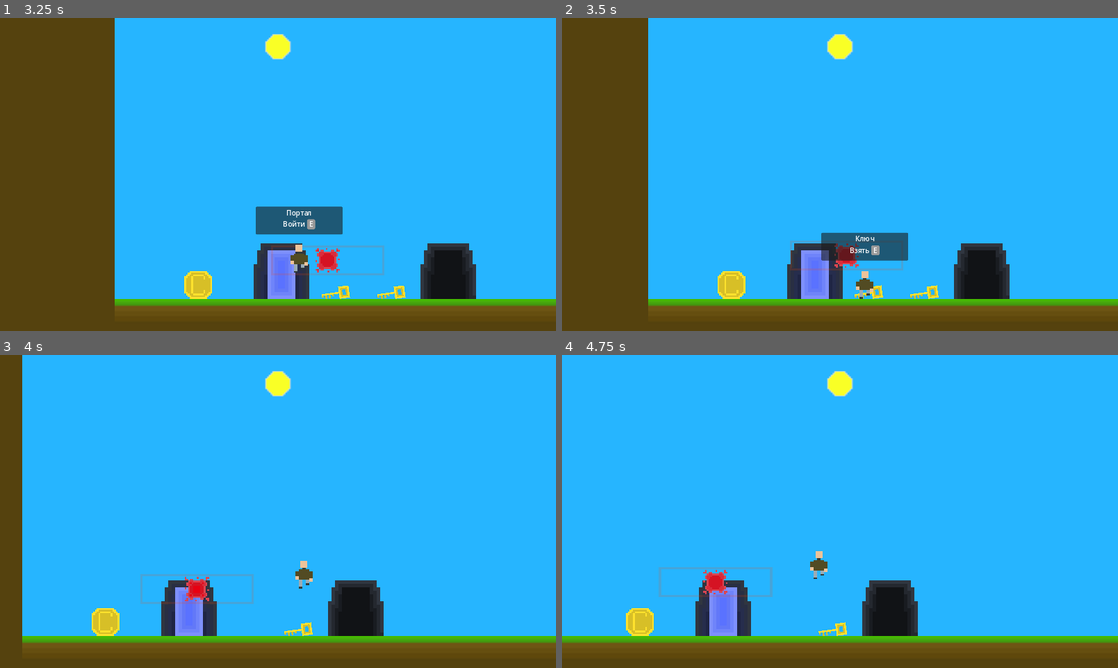
Above: before the commit, frames 1-4 (two rows, left to right).
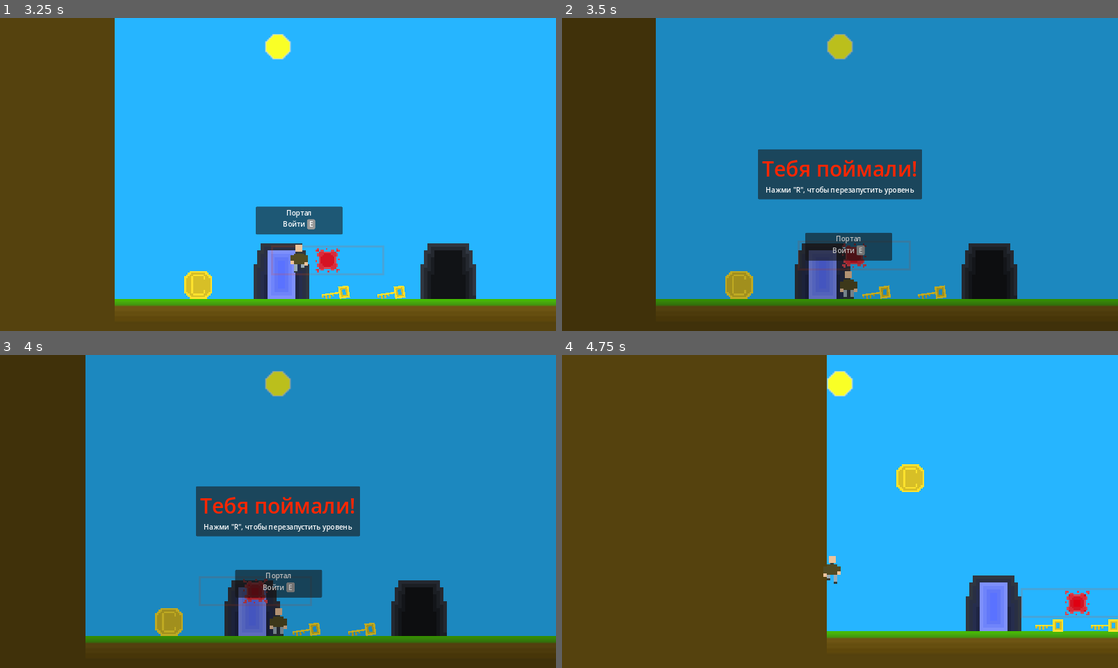
Above: after the commit, the same moments.

Repository: danredtmf/2dplatformertutorial
Game: Godot game, scene res://scenes/levels/1/level.tscn
The game is run twice, just before and just after one commit, with the same random seed, the same clock (stepped at 60 frames per second) and the same inputs.
Inputs:
- Up to frame 1 (3.25 s): hold D (right) 0.53-2.03 s; tap Q (drop) at 0.6, 2.3, 2.85 s; tap W (jump) at 0.77, 1.07, 1.52, 1.55, 1.82, 2.1, 3.02 s; tap E (interact) at 0.8, 1.35, 3.05 s; hold A (left) 2.03-2.78 s; hold D (right) from 2.78 s (still down)
- Up to frame 2 (3.5 s): keep holding D (right); tap W (jump) at 3.32 s
- Up to frame 3 (4 s): keep holding D (right); tap E (interact) at 3.6 s; tap W (jump) at 3.77, 3.8 s
- Up to frame 4 (4.75 s): tap W (jump) at 4.07, 4.52 s; tap R (restart, bound only after the commit) at 4.15 s; release D (right) at 4.28 s; hold A (left) from 4.28 s (still down); tap Q (drop) at 4.35 s

Frame 1 is identical in both runs. In frame 2, 79% of the frame differs, in the area x 15-100%, y 0-97%; in frame 3, 92%, in the area x 4-100%, y 0-97%; in frame 4, 51%.

Commit message:
tutorial-5

Diff:
--- a/autoload/event_bus.gd
+++ b/autoload/event_bus.gd
@@ -10,3 +10,7 @@
 signal interactive_ui_hide
 @warning_ignore("unused_signal")
 signal interactive_item_interacted(item)
+
+# Игрока поймали
+@warning_ignore("unused_signal")
+signal get_caught
--- a/objects/enemy/base/enemy_base.gd
+++ b/objects/enemy/base/enemy_base.gd
@@ -86,3 +86,7 @@
 func _on_chase_zone_body_entered(body: Node2D) -> void:
 	if body is Player:
 		state = States.CHASE
+
+func _on_catch_zone_body_entered(body: Node2D) -> void:
+	if body is Player:
+		body.get_caught()
--- a/objects/enemy/base/enemy_base.tscn
+++ b/objects/enemy/base/enemy_base.tscn
@@ -79,4 +79,9 @@
 collision_layer = 0
 collision_mask = 2
 
+[node name="CatchZone" type="Area2D" parent="."]
+collision_layer = 0
+collision_mask = 2
+
 [connection signal="body_entered" from="ChaseZone" to="." method="_on_chase_zone_body_entered"]
+[connection signal="body_entered" from="CatchZone" to="." method="_on_catch_zone_body_entered"]
--- a/objects/enemy/floating/floating_enemy.tscn
+++ b/objects/enemy/floating/floating_enemy.tscn
@@ -60,6 +60,9 @@
 [sub_resource type="RectangleShape2D" id="RectangleShape2D_5jn2x"]
 size = Vector2(256, 64)
 
+[sub_resource type="RectangleShape2D" id="RectangleShape2D_33iou"]
+size = Vector2(64, 64)
+
 [node name="FloatingEnemy" instance=ExtResource("1_k667l")]
 script = ExtResource("2_m4ngh")
 health = 1
@@ -73,3 +76,6 @@
 
 [node name="CollisionShape2D" type="CollisionShape2D" parent="ChaseZone" index="0"]
 shape = SubResource("RectangleShape2D_5jn2x")
+
+[node name="CollisionShape2D" type="CollisionShape2D" parent="CatchZone" index="0"]
+shape = SubResource("RectangleShape2D_33iou")
--- a/objects/interactive_ui/interactive_ui.gd
+++ b/objects/interactive_ui/interactive_ui.gd
@@ -13,7 +13,7 @@
 	_config_signals()
 
 func _input(_event: InputEvent) -> void:
-	if Input.is_action_just_pressed("interact") and not is_busy:
+	if Input.is_action_just_pressed("interact") and not is_busy and not (owner as Player).is_caught:
 		if visible and is_instance_valid(_item):
 			_item.interact()
 
--- a/objects/player/coin_manager/player_coin_manager.gd
+++ b/objects/player/coin_manager/player_coin_manager.gd
@@ -132,7 +132,7 @@
 			_set_state(States.OFF)
 
 func _input(_event: InputEvent) -> void:
-	if Input.is_action_just_pressed("drop"):
+	if Input.is_action_just_pressed("drop") and not (owner as Player).is_caught:
 		match state:
 			States.OFF:
 				if coins > 0:
--- a/objects/player/player.gd
+++ b/objects/player/player.gd
@@ -8,9 +8,11 @@
 
 var current_state: State = State.Idle
 var is_busy: bool
+var is_caught: bool
 
 @onready var _animation: AnimatedSprite2D = $Animation
 @onready var _interactive_ui: InteractiveUI = $InteractiveUI
+@onready var _player_coin_manager: PlayerCoinManager = $PlayerCoinManager
 
 func _ready() -> void:
 	add_to_group("Player")
@@ -21,6 +23,12 @@
 
 func get_interactive_ui() -> InteractiveUI:
 	return _interactive_ui
+
+func get_caught() -> void:
+	if not is_caught:
+		is_caught = true
+		_player_coin_manager._set_state(_player_coin_manager.States.OFF)
+		EventBus.get_caught.emit()
 
 func _set_state(value: State) -> void:
 	current_state = value
@@ -41,12 +49,12 @@
 		velocity += get_gravity() * delta
 
 	# Прыжок
-	if Input.is_action_just_pressed("jump") and is_on_floor() and not is_busy:
+	if Input.is_action_just_pressed("jump") and is_on_floor() and not is_busy and not is_caught:
 		velocity.y = JUMP_VELOCITY
 
 	# Движение
 	var direction := Input.get_axis("left", "right")
-	if direction and not is_busy:
+	if direction and not is_busy and not is_caught:
 		velocity.x = direction * SPEED
 	else:
 		velocity.x = move_toward(velocity.x, 0, SPEED)
--- /dev/null
+++ b/objects/ui/game_over/game_over_ui.gd
@@ -0,0 +1,6 @@
+class_name GameOverUI
+extends Control
+
+func _input(_event: InputEvent) -> void:
+	if Input.is_action_just_pressed("restart"):
+		get_tree().reload_current_scene()
--- /dev/null
+++ b/objects/ui/game_over/game_over_ui.tscn
@@ -0,0 +1,54 @@
+[gd_scene load_steps=2 format=3 uid="uid://c751su3h65ydq"]
+
+[ext_resource type="Script" path="res://objects/ui/game_over/game_over_ui.gd" id="1_3j3dv"]
+
+[node name="GameOverUI" type="Control"]
+layout_mode = 3
+anchors_preset = 15
+anchor_right = 1.0
+anchor_bottom = 1.0
+grow_horizontal = 2
+grow_vertical = 2
+script = ExtResource("1_3j3dv")
+
+[node name="BG" type="ColorRect" parent="."]
+layout_mode = 1
+anchors_preset = 15
+anchor_right = 1.0
+anchor_bottom = 1.0
+grow_horizontal = 2
+grow_vertical = 2
+color = Color(0, 0, 0, 0.25)
+
+[node name="Center" type="CenterContainer" parent="."]
+layout_mode = 1
+anchors_preset = 15
+anchor_right = 1.0
+anchor_bottom = 1.0
+grow_horizontal = 2
+grow_vertical = 2
+
+[node name="PanelContainer" type="PanelContainer" parent="Center"]
+layout_mode = 2
+
+[node name="Margin" type="MarginContainer" parent="Center/PanelContainer"]
+layout_mode = 2
+theme_override_constants/margin_left = 10
+theme_override_constants/margin_top = 10
+theme_override_constants/margin_right = 10
+theme_override_constants/margin_bottom = 10
+
+[node name="VBox" type="VBoxContainer" parent="Center/PanelContainer/Margin"]
+layout_mode = 2
+
+[node name="Info" type="Label" parent="Center/PanelContainer/Margin/VBox"]
+layout_mode = 2
+theme_override_colors/font_color = Color(1, 0.14902, 0, 1)
+theme_override_font_sizes/font_size = 48
+text = "Тебя поймали!"
+horizontal_alignment = 1
+
+[node name="Desc" type="Label" parent="Center/PanelContainer/Margin/VBox"]
+layout_mode = 2
+text = "Нажми \"R\", чтобы перезапустить уровень"
+horizontal_alignment = 1
--- a/project.godot
+++ b/project.godot
@@ -85,6 +85,11 @@
 "events": [Object(InputEventKey,"resource_local_to_scene":false,"resource_name":"","device":-1,"window_id":0,"alt_press …(192 unchanged characters)…
 ]
 }
+restart={
+"deadzone": 0.5,
+"events": [Object(InputEventKey,"resource_local_to_scene":false,"resource_name":"","device":-1,"window_id":0,"alt_pressed":false,"shift_pressed":false,"ctrl_pressed":false,"meta_pressed":false,"pressed":false,"keycode":82,"physical_keycode":0,"key_label":0,"unicode":114,"location":0,"echo":false,"script":null)
+]
+}
 
 [layer_names]
 
--- /dev/null
+++ b/scenes/base_level/base_level.gd
@@ -0,0 +1,12 @@
+class_name BaseLevel
+extends Node2D
+
+@onready var game_over_ui: Control = $FGLayer/GameOverUI
+
+func _ready() -> void:
+	EventBus.get_caught.connect(_on_get_caught.bind())
+	game_over_ui.hide()
+
+func _on_get_caught() -> void:
+	print("Игрока поймали")
+	game_over_ui.show()
--- /dev/null
+++ b/scenes/base_level/base_level.tscn
@@ -0,0 +1,12 @@
+[gd_scene load_steps=3 format=3 uid="uid://bh8gur45rsk8g"]
+
+[ext_resource type="Script" path="res://scenes/base_level/base_level.gd" id="1_gws45"]
+[ext_resource type="PackedScene" uid="uid://c751su3h65ydq" path="res://objects/ui/game_over/game_over_ui.tscn" id="2_dftm0"]
+
+[node name="BaseLevel" type="Node2D"]
+script = ExtResource("1_gws45")
+
+[node name="FGLayer" type="CanvasLayer" parent="."]
+
+[node name="GameOverUI" parent="FGLayer" instance=ExtResource("2_dftm0")]
+visible = false
--- a/scenes/levels/1/level.tscn
+++ b/scenes/levels/1/level.tscn
@@ -1,5 +1,6 @@
-[gd_scene load_steps=10 format=4 uid="uid://bnral403ek1kp"]
+[gd_scene load_steps=11 format=4 uid="uid://bnral403ek1kp"]
 
+[ext_resource type="PackedScene" uid="uid://bh8gur45rsk8g" path="res://scenes/base_level/base_level.tscn" id="1_xx7ip"]
 [ext_resource type="TileSet" uid="uid://cxtffd78cew8r" path="res://resources/tile_sets/default.tres" id="2_xqf34"]
 [ext_resource type="Texture2D" uid="uid://c2qwrfshs1gs5" path="res://resources/backgrounds/sky-day.png" id="3_j8y0s"]
 [ext_resource type="PackedScene" uid="uid://dfnh645o880bx" path="res://objects/player/player.tscn" id="3_kc0g2"]
@@ -10,12 +11,12 @@
 [ext_resource type="PackedScene" uid="uid://c0fjse1p3uoe8" path="res://objects/enemy/floating/floating_enemy.tscn" id="6_35xbo"]
 [ext_resource type="PackedScene" uid="uid://dll6lfyno7oh5" path="res://objects/portal/connecter/portal_key_connecter.tscn" id="7_sopyj"]
 
-[node name="Level" type="Node2D"]
+[node name="BaseLevel" instance=ExtResource("1_xx7ip")]
 
-[node name="BGLayer" type="CanvasLayer" parent="."]
+[node name="BGLayer" type="CanvasLayer" parent="." index="0"]
 layer = -100
 
-[node name="Background" type="TextureRect" parent="BGLayer"]
+[node name="Background" type="TextureRect" parent="BGLayer" index="0"]
 anchors_preset = 15
 anchor_right = 1.0
 anchor_bottom = 1.0
@@ -24,53 +25,45 @@
 texture = ExtResource("3_j8y0s")
 expand_mode = 5
 
-[node name="Map" type="TileMapLayer" parent="."]
+[node name="Map" type="TileMapLayer" parent="." index="1"]
 tile_map_data = PackedByteArray("AAAAAAkAAQAAAAAAAAABAAkAAQAAAAAAAAACAAkAAQAAAAAAAAADAAkAAQAAAAAAAAAEAAkAAQAAAAAAAAAFAA …(9904 unchanged characters)…
 tile_set = ExtResource("2_xqf34")
 
-[node name="Objects" type="Node2D" parent="."]
+[node name="Objects" type="Node2D" parent="." index="2"]
 
-[node name="Portal" parent="Objects" node_paths=PackedStringArray("next_portal") instance=ExtResource("5_cqwd3")]
+[node name="Portal" parent="Objects" index="0" node_paths=PackedStringArray("next_portal") instance=ExtResource("5_cqwd3")]
 position = Vector2(384, 512)
 state_init = 1
 next_portal = NodePath("../Portal2")
 
-[node name="Portal2" parent="Objects" node_paths=PackedStringArray("next_portal") instance=ExtResource("5_cqwd3")]
+[node name="Portal2" parent="Objects" index="1" node_paths=PackedStringArray("next_portal") instance=ExtResource("5_cqwd3")]
 position = Vector2(768, 512)
 next_portal = NodePath("../Portal")
 
-[node name="PortalKey" parent="Objects" instance=ExtResource("4_viwme")]
+[node name="PortalKey" parent="Objects" index="2" instance=ExtResource("4_viwme")]
 position = Vector2(512, 416)
 
-[node name="PortalKey2" parent="Objects" instance=ExtResource("4_viwme")]
+[node name="PortalKey2" parent="Objects" index="3" instance=ExtResource("4_viwme")]
 position = Vector2(640, 416)
 
-[node name="Coin" parent="Objects" instance=ExtResource("5_coibk")]
+[node name="Coin" parent="Objects" index="4" instance=ExtResource("5_coibk")]
 position = Vector2(192, 224)
 
-[node name="Enemies" type="Node2D" parent="."]
+[node name="Enemies" type="Node2D" parent="." index="3"]
 
-[node name="FloatingEnemy" parent="Enemies" instance=ExtResource("6_35xbo")]
+[node name="FloatingEnemy" parent="Enemies" index="0" instance=ExtResource("6_35xbo")]
 position = Vector2(576, 512)
 
-[node name="Player" parent="." instance=ExtResource("3_kc0g2")]
+[node name="Player" parent="." index="4" instance=ExtResource("3_kc0g2")]
 position = Vector2(64, 512)
 
-[node name="WorldCamera" parent="." node_paths=PackedStringArray("player") instance=ExtResource("4_cfocl")]
+[node name="WorldCamera" parent="." index="5" node_paths=PackedStringArray("player") instance=ExtResource("4_cfocl")]
 position = Vector2(64, 512)
 limit_bottom = 650
 limit_smoothed = true
 editor_draw_limits = true
 player = NodePath("../Player")
 
-[node name="PortalKeyConnecter" parent="." node_paths=PackedStringArray("portal", "portal_key") instance=ExtResource("7_sopyj")]
+[node name="PortalKeyConnecter" parent="." index="6" node_paths=PackedStringArray("portal", "portal_key") instance=ExtResource("7_sopyj")]
 portal = NodePath("../Objects/Portal2")
 portal_key = NodePath("../Objects/PortalKey2")
-
-[node name="Enemy1Path" type="Node2D" parent="."]
-
-[node name="Marker2D" type="Marker2D" parent="Enemy1Path"]
-position = Vector2(384, 512)
-
-[node name="Marker2D2" type="Marker2D" parent="Enemy1Path"]
-position = Vector2(768, 512)
Not shown: 1 places in objects/enemy/floating/floating_enemy.tscn that only renumber resources
